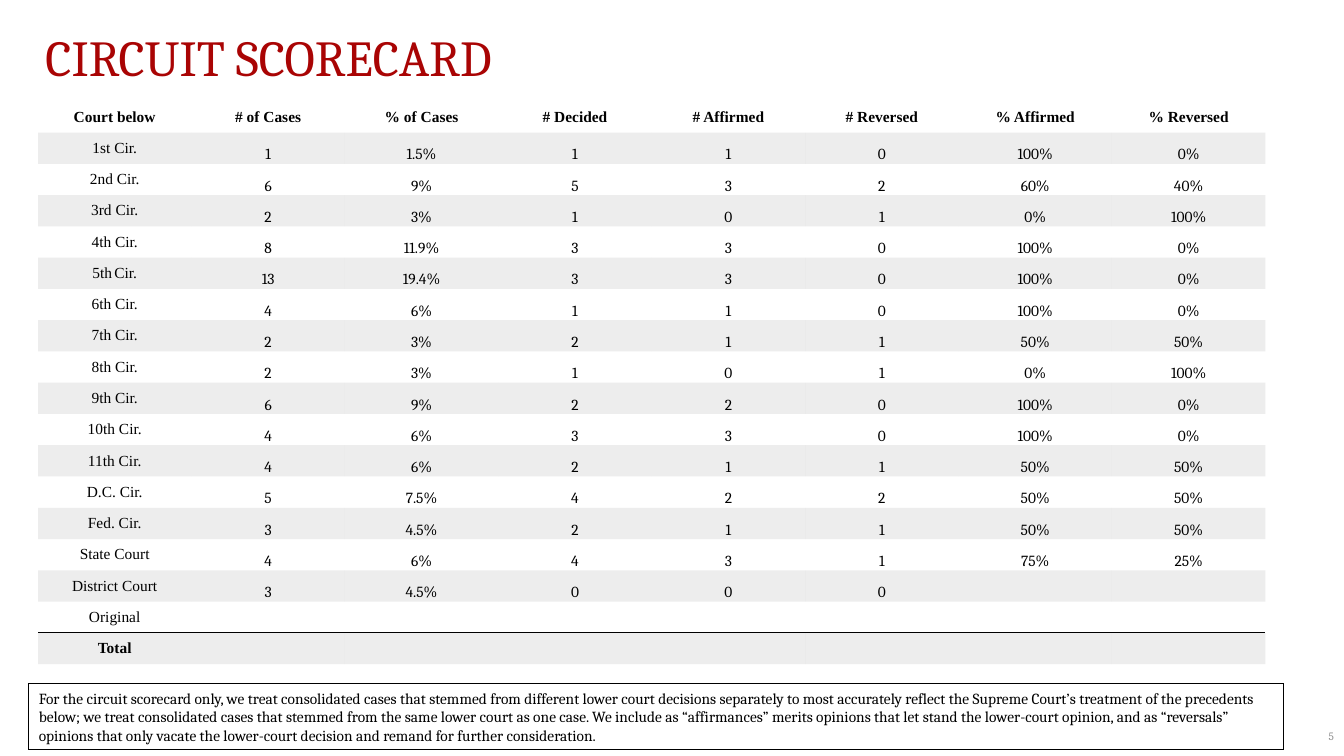
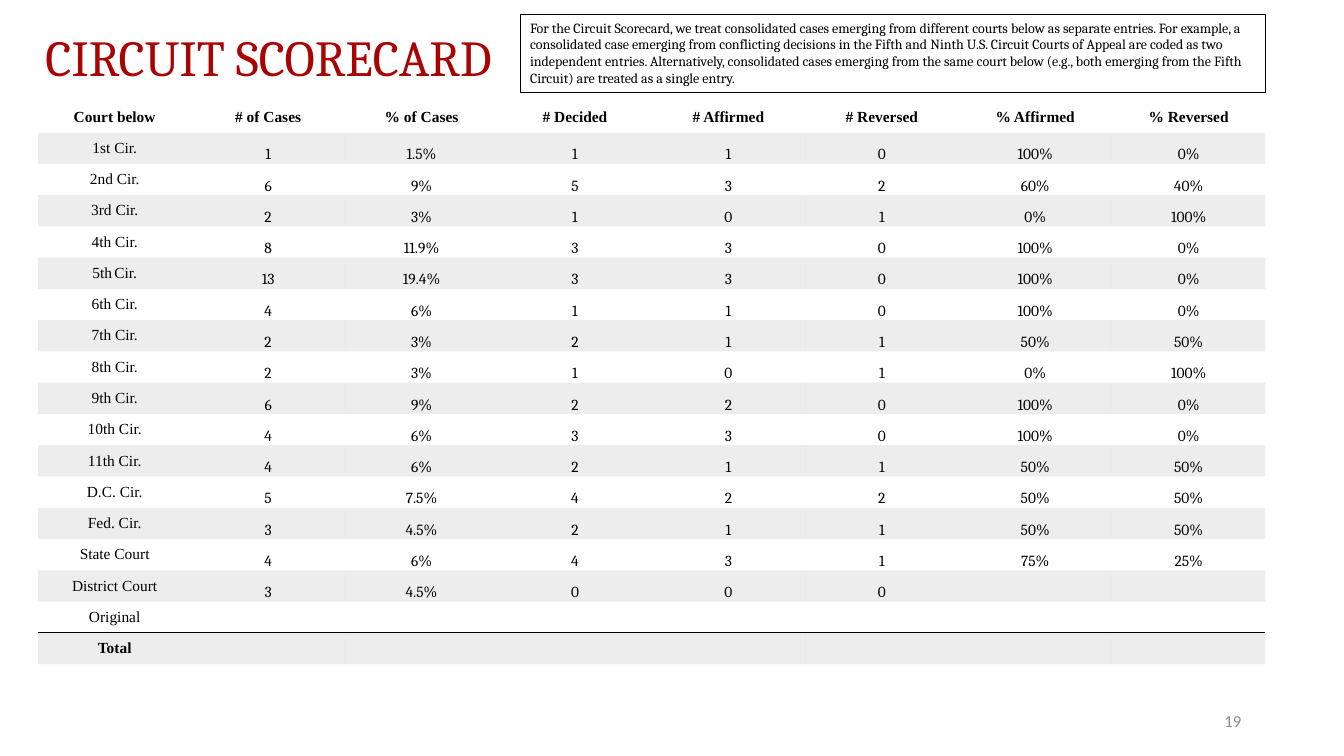
Before and after one commit to JakeTruscott/scotuswatch, a slide deck: slide 19 of Stat Reviews/OT24_StatReview/compilation/SCOTUSBlog/statpack_OT24.pptx (slide 5 before the commit). Drawn at 1344x756 pixels with LibreOffice and Linux fonts; fonts in the diff are those of the drawing. Boxes give left, top, right and bottom in pixels: in the first picture for what was removed or moved away, otherwise in the second. Text is boxed around its words. In the diff, an @@ line names an element or a change of style, - is before the commit and + after.

```diff
--- a/Stat Reviews/OT24_StatReview/compilation/SCOTUSBlog/statpack_OT24.pptx
+++ b/Stat Reviews/OT24_StatReview/compilation/SCOTUSBlog/statpack_OT24.pptx
@@ rectangle "For the Circuit Scorecard, we ...": place and size @@
-rectangle "For the Circuit Scorecard, we ..." at (29, 684, 1285, 750)
+rectangle "For the Circuit Scorecard, we ..." at (520, 14, 1266, 92)
@@ text in rectangle at (530, 23, 1242, 86): text changed; size 11 to 10 pt @@
-For the circuit scorecard only, we treat consolidated cases that stemmed from different lower court decisions separately to most accurately reflect the Supreme Court’s treatment of the precedents below; we treat consolidated cases that stemmed from the same lower court as one case. We include as “affirmances” merits opinions that let stand the lower-court opinion, and as “reversals” opinions that only vacate the lower-court decision and remand for further consideration.
+For the Circuit Scorecard, we treat consolidated cases emerging from different courts below as separate entries. For example, a consolidated case emerging from conflicting decisions in the Fifth and Ninth U.S. Circuit Courts of Appeal are coded as two independent entries. Alternatively, consolidated cases emerging from the same court below (e.g., both emerging from the Fifth Circuit) are treated as a single entry.
@@ page number added at (1224, 716, 1241, 727), 12 pt, text #8C8C8C @@
+19
@@ page number removed at (1329, 732, 1334, 740) @@
-5
```
Also in this commit, not shown: 24 other slides changed, 6 other files.
